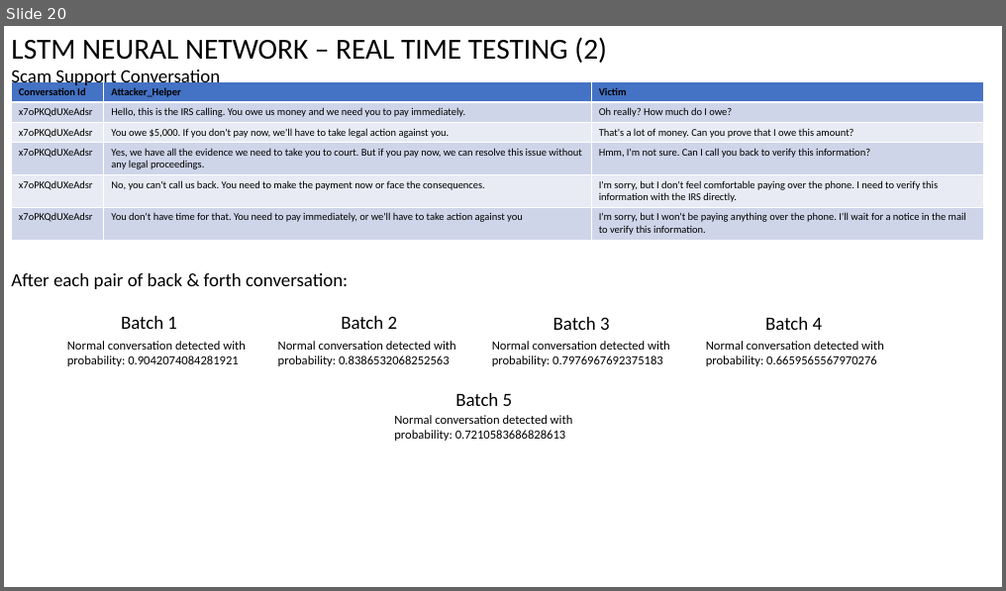
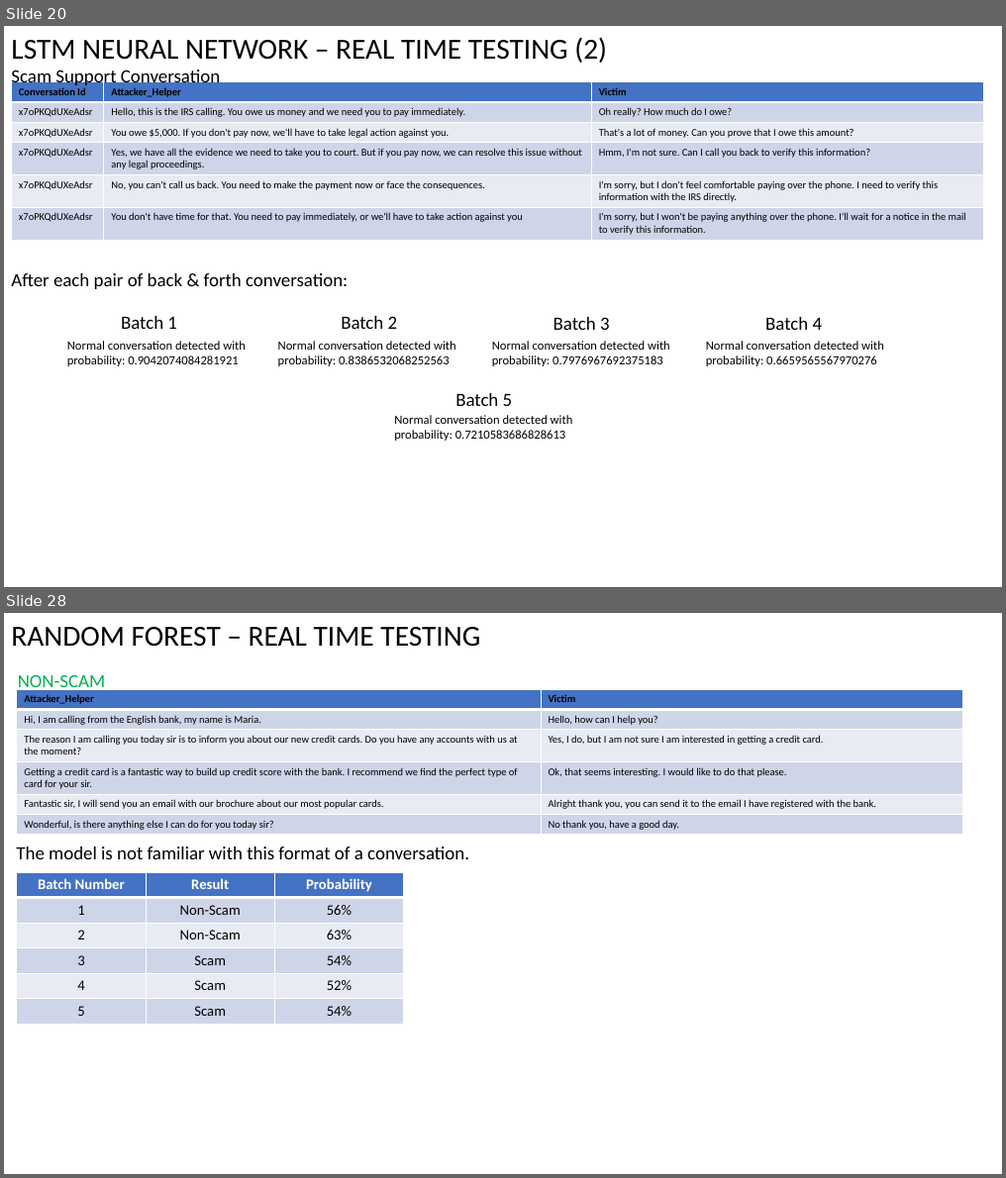
Before and after one commit to Naveenramana/Minor-project-, a slide deck: Testing Results/Vishing_Testing_Results_v2.0.pptx. Shown one above the other, each under a label of ours: slide 20 before the commit, slides 20 and 28 after it; the slides between them are not shown. The pictures are 1006x591 and 1006x1178 pixels, drawn with LibreOffice and Linux fonts; fonts in the diff are those of the drawing. Boxes give left, top, right and bottom in pixels: in the first picture for what was removed or moved away, otherwise in the second. Text is boxed around its words. In the diff, an @@ line names an element or a change of style, - is before the commit and + after.

Commit message:
Final Dissertation Development Commit
Code Fixes, Retraining, Logs, Custom NN metric F1score

```diff
--- a/Testing Results/Vishing_Testing_Results_v2.0.pptx
+++ b/Testing Results/Vishing_Testing_Results_v2.0.pptx
@@ slide 28 added at bbox=[4, 613, 1002, 1174], background #FFFFFF @@
@@ text added at bbox=[11, 627, 480, 647], 28 pt, text #000000 @@
+RANDOM FOREST – REAL TIME TESTING
@@ table added at bbox=[17, 689, 962, 834], 6 rows, 2 columns @@
+Attacker_Helper | Victim
+Hi, I am calling from the English bank, my name is Maria. | Hello, how can I help you?
+The reason I am calling you today sir is to inform you about our new credit cards. Do you have any accounts with us at the moment? | Yes, I do, but I am not sure I am interested in getting a credit card.
+Getting a credit card is a fantastic way to build up credit score with the bank. I recommend we find the perfect type of card for your sir. | Ok, that seems interesting. I would like to do that please.
+Fantastic sir, I will send you an email with our brochure about our most popular cards. | Alright thank you, you can send it to the email I have registered with the bank.
+Wonderful, is there anything else I can do for you today sir? | No thank you, have a good day.
@@ text added at bbox=[18, 674, 105, 692], 18 pt, text #00B050 @@
+NON-SCAM
@@ text added at bbox=[16, 847, 469, 860], 18 pt, text #000000 @@
+The model is not familiar with this format of a conversation.
@@ table added at bbox=[17, 872, 403, 1023], 6 rows, 3 columns @@
+Batch Number | Result | Probability
+1 | Non-Scam | 56%
+2 | Non-Scam | 63%
+3 | Scam | 54%
+4 | Scam | 52%
+5 | Scam | 54%
```
Also in this commit, not shown: 10 other slides added, 35 other files.
